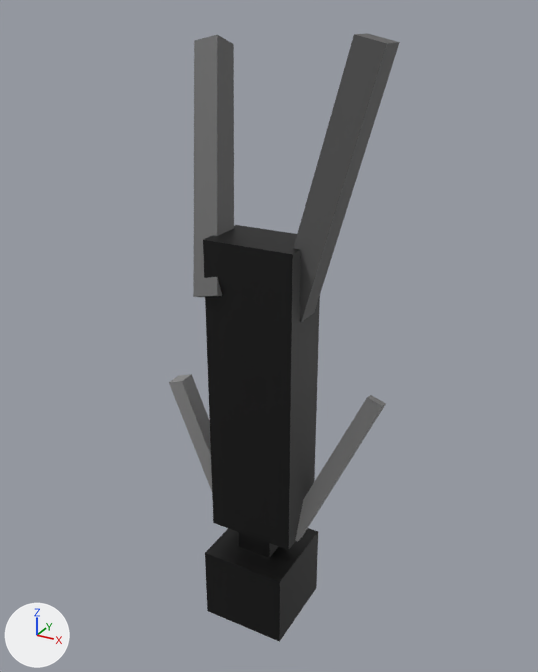
A saved change to the glTF model src/game/assets/blender/char.glb.
Rendered twice from a 50 mm camera at (7.05, -12.41, 0.78) aimed at (-0.25, 0.85, -5.85). The lights are fixed; the arrows at lower left show +X, +Y and +Z. Both versions are drawn at frame 6 of the action 'right_leg_walking'; the numbers are the values there.

In view in the first picture: 'Head', 'Torso', 'left_arm', 'left_leg', 'right_arm', 'right_leg'.
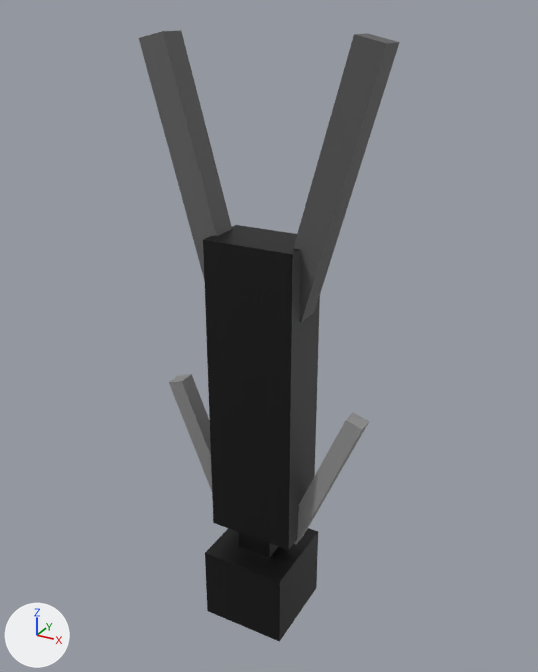
Boxes (x1, y1, x2, y2) around the edits, measured in the pictures (538 x 672 px):
'right_leg', moved, turned: before (193, 35, 234, 297); after (139, 30, 232, 277)
'left_arm', moved, turned: before (295, 395, 386, 542); after (295, 412, 369, 544)

What changed in the scene script:
```text
Change ob_left_arm:
    ob_left_arm.location: (1.5, -2.2, 0.65) -> (1.5, -2.2, 0.0805)
    ob_left_arm.rotation_euler: (-0.401, 0.0, 0.349) -> (-0.0497, 0.0, 0.349)  # degrees (-23, 0, 20) -> degrees (-2.8, 0, 20)
Change ob_right_leg:
    ob_right_leg.location: (-1.5, -9.5, 0.65) -> (-1.5, -9.5, 0.0)
    ob_right_leg.rotation_euler: (-0.401, 0.0, -0.244) -> (0.0, 0.0, -0.244)  # degrees (-23, 0, -14) -> degrees (0, 0, -14)
```
